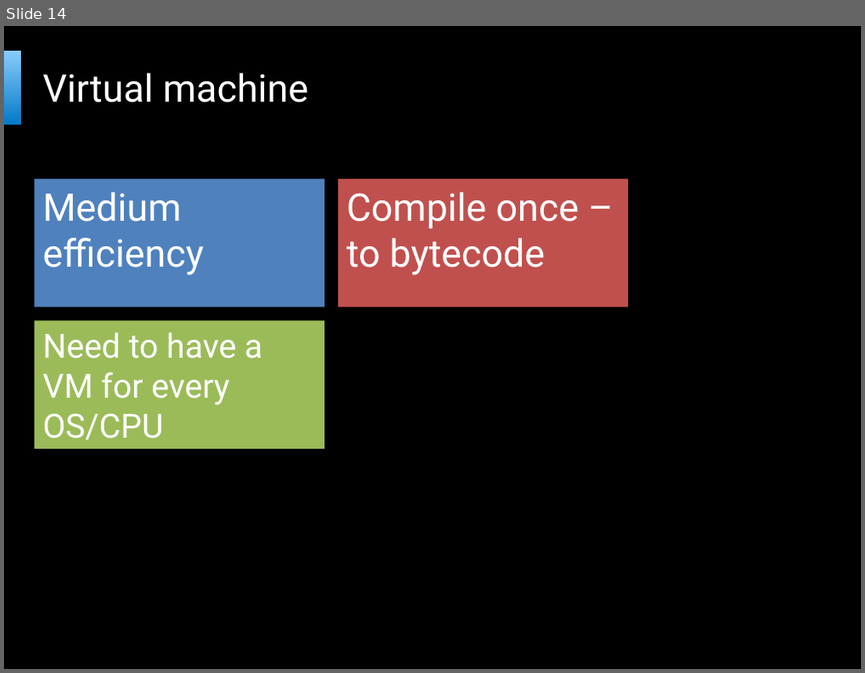
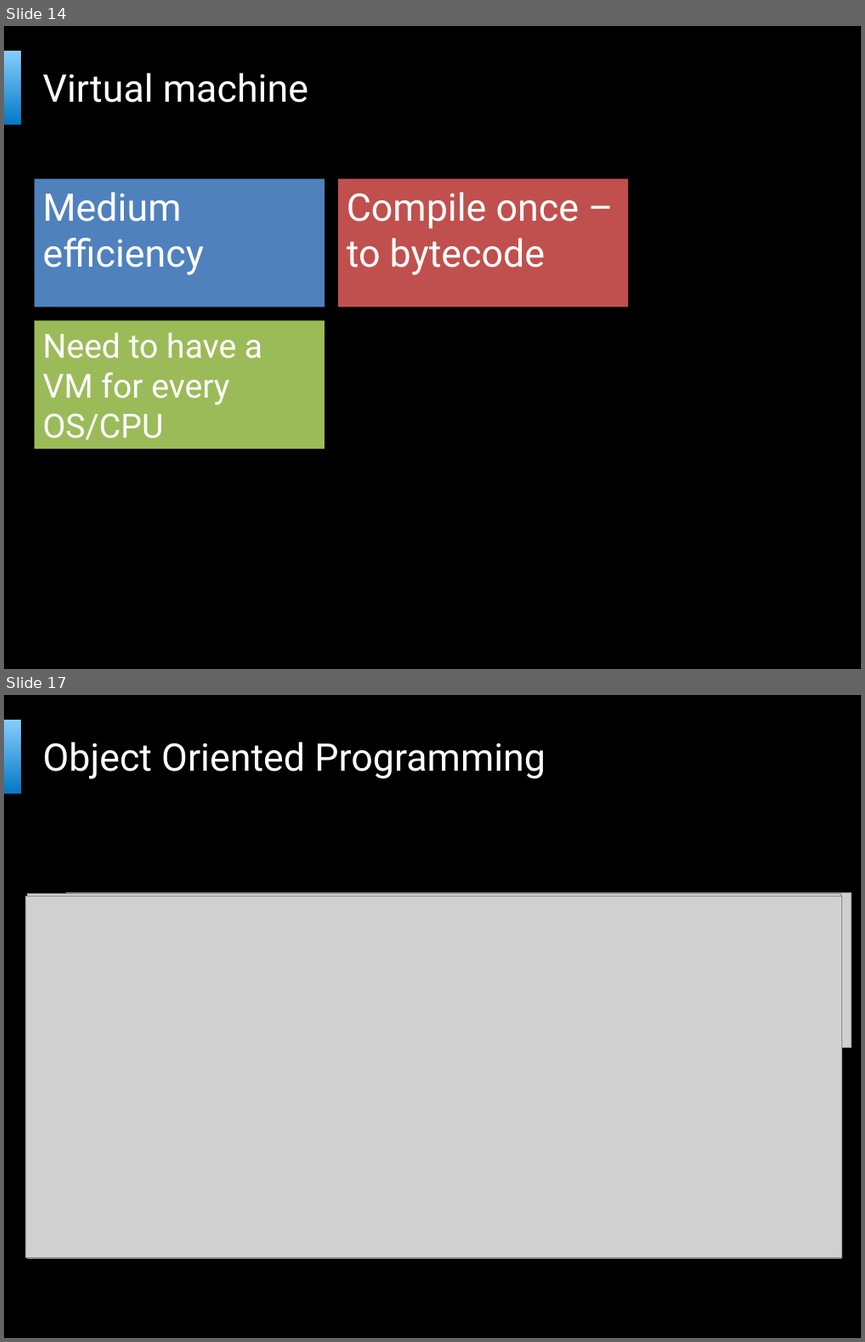
Before and after one commit to bartekwasielak/Presentation, a slide deck: Programming Made Easy.pptx. Shown one above the other, each under a label of ours: slide 14 before the commit, slides 14 and 17 after it; the slides between them are not shown. The pictures are 865x673 and 865x1342 pixels, drawn with LibreOffice and Linux fonts; fonts in the diff are those of the drawing; grey boxes stand for pictures; background and template pictures are left out. Boxes give left, top, right and bottom in pixels: in the first picture for what was removed or moved away, otherwise in the second. Text is boxed around its words. In the diff, an @@ line names an element or a change of style, - is before the commit and + after.

```diff
--- a/Programming Made Easy.pptx
+++ b/Programming Made Easy.pptx
@@ slide 17 added at <box>4,695,861,1338</box>, background picture (left out); not listed: 2 template elements that a slide beside it also shows @@
@@ title added at <box>43,742,545,779</box>, 32 pt, text #FFFFFF @@
+Object Oriented Programming
@@ picture added at <box>25,896,841,1257</box> @@
@@ picture added at <box>28,894,842,1259</box> @@
@@ picture added at <box>28,896,836,1212</box> @@
@@ picture added at <box>67,894,269,1044</box> @@
@@ picture added at <box>67,892,851,1047</box> @@
@@ picture added at <box>67,894,769,1258</box> @@
```
Also in this commit, not shown: 1 slide changed, 1 other slide added, 1 slide removed, 1 other file.
